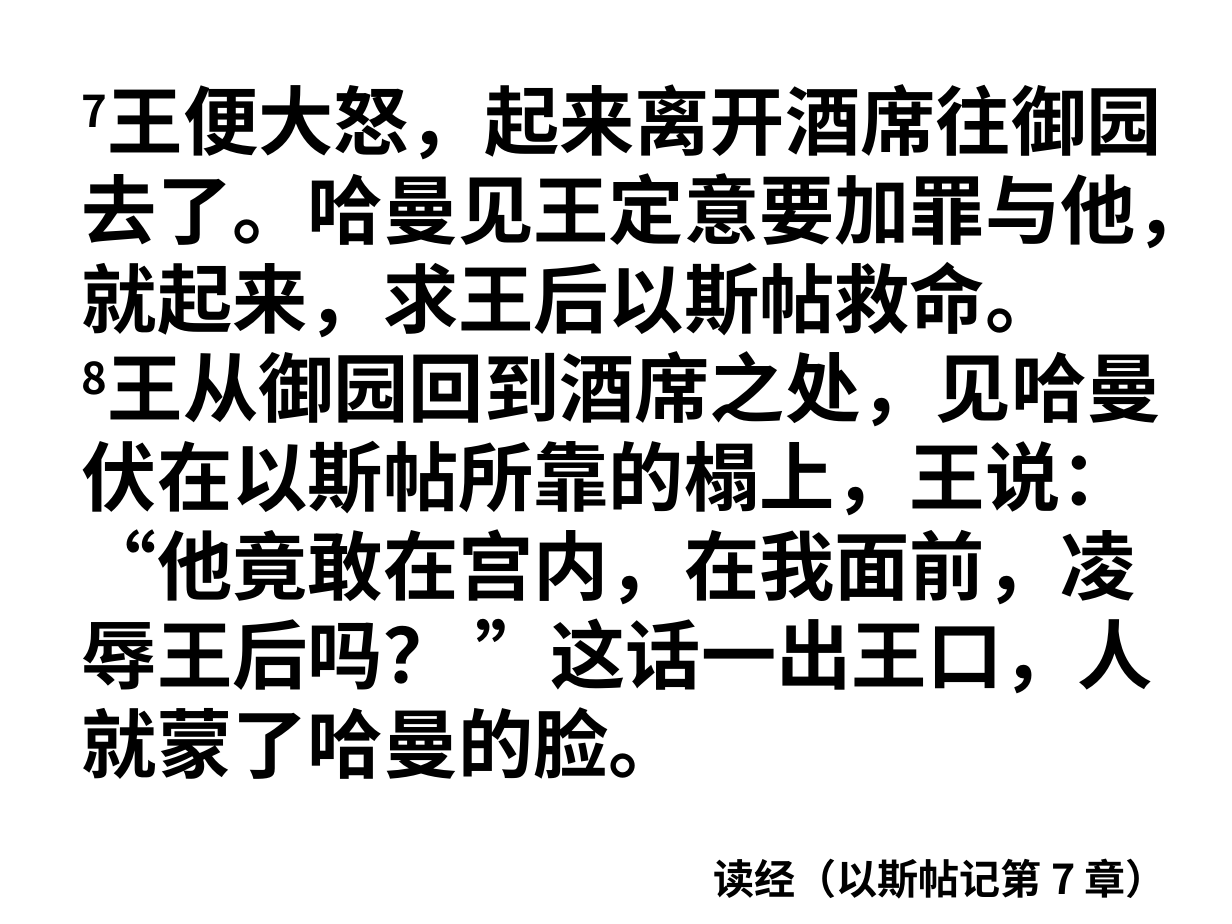
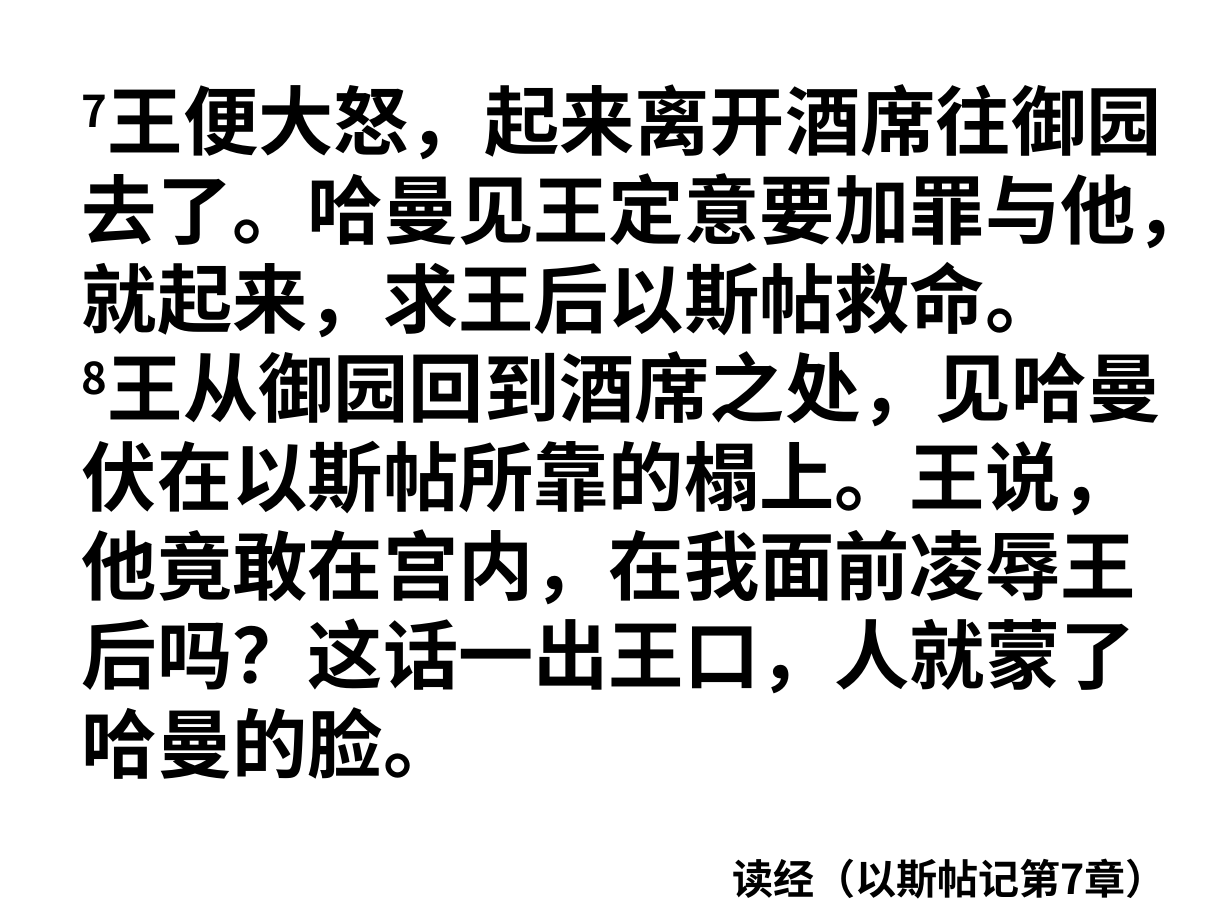
Before and after one commit to jackey-qiu/pyworship, a slide deck: slide 74 of 2023-08-16.pptx. Drawn at 1232x924 pixels with LibreOffice and Linux fonts; fonts in the diff are those of the drawing. Boxes give left, top, right and bottom in pixels: in the first picture for what was removed or moved away, otherwise in the second. Text is boxed around its words. In the diff, an @@ line names an element or a change of style, - is before the commit and + after.

```diff
--- a/2023-08-16.pptx
+++ b/2023-08-16.pptx
@@ text at (82, 351, 1162, 779): text changed @@
-8王从御园回到酒席之处，见哈曼伏在以斯帖所靠的榻上，王说：“他竟敢在宫内，在我面前，凌辱王后吗？ ”这话一出王口，人就蒙了哈曼的脸。
+8王从御园回到酒席之处，见哈曼伏在以斯帖所靠的榻上。王说，他竟敢在宫内，在我面前凌辱王后吗？这话一出王口，人就蒙了哈曼的脸。
@@ text at (732, 858, 1167, 899): spaces changed @@
-读经（以斯帖记第 7 章）
+读经（以斯帖记第7章）
```
Also in this commit, not shown: 8 other slides changed, 4 other files.
